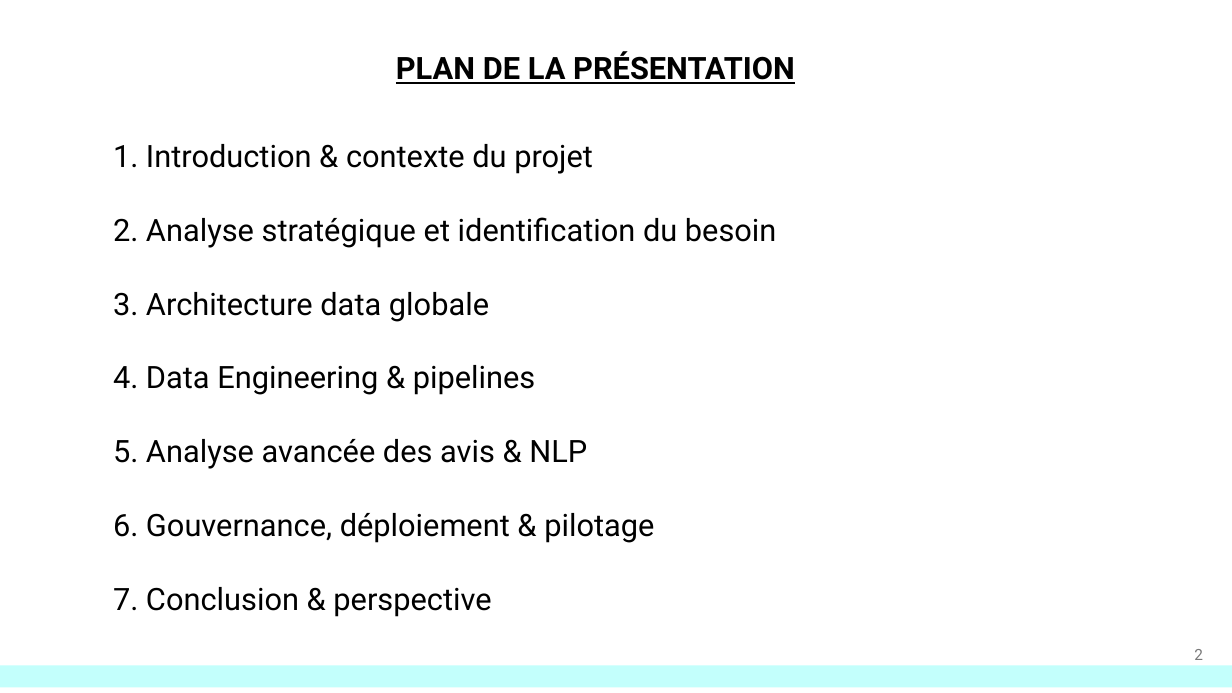
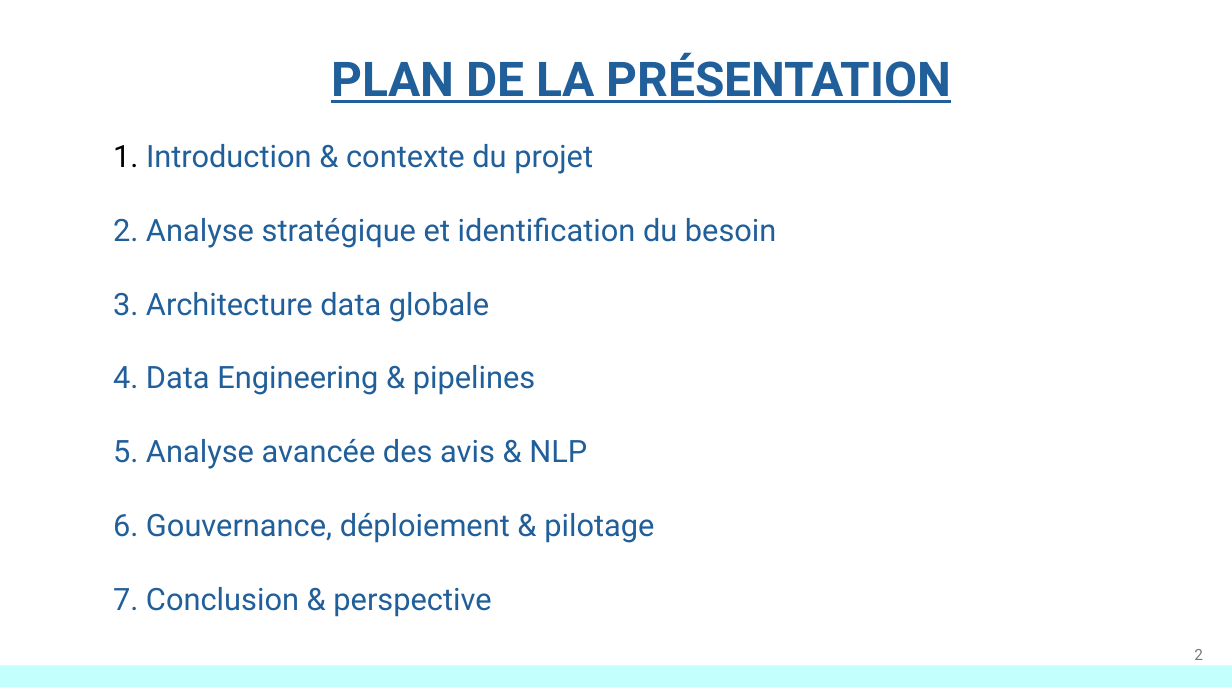
Before and after one commit to Ismael2sylla/jedha_certification_de, a slide deck: slide 2 of presentation - Project.pptx. Drawn at 1232x693 pixels with LibreOffice and Linux fonts; fonts in the diff are those of the drawing; background and template pictures are left out. Boxes give left, top, right and bottom in pixels: in the first picture for what was removed or moved away, otherwise in the second. Text is boxed around its words. In the diff, an @@ line names an element or a change of style, - is before the commit and + after.

```diff
--- a/presentation - Project.pptx
+++ b/presentation - Project.pptx
@@ text "PLAN DE LA PRÉSENTATION" at <box>331,53,951,103</box>: size 18 to 28 pt, text colour #000000 to #215F9A @@
@@ text "Introduction & contexte du projet" at <box>146,144,777,617</box>: text colour #000000 to #215F9A @@
```
Also in this commit, not shown: 10 other slides changed, 3 other files.
